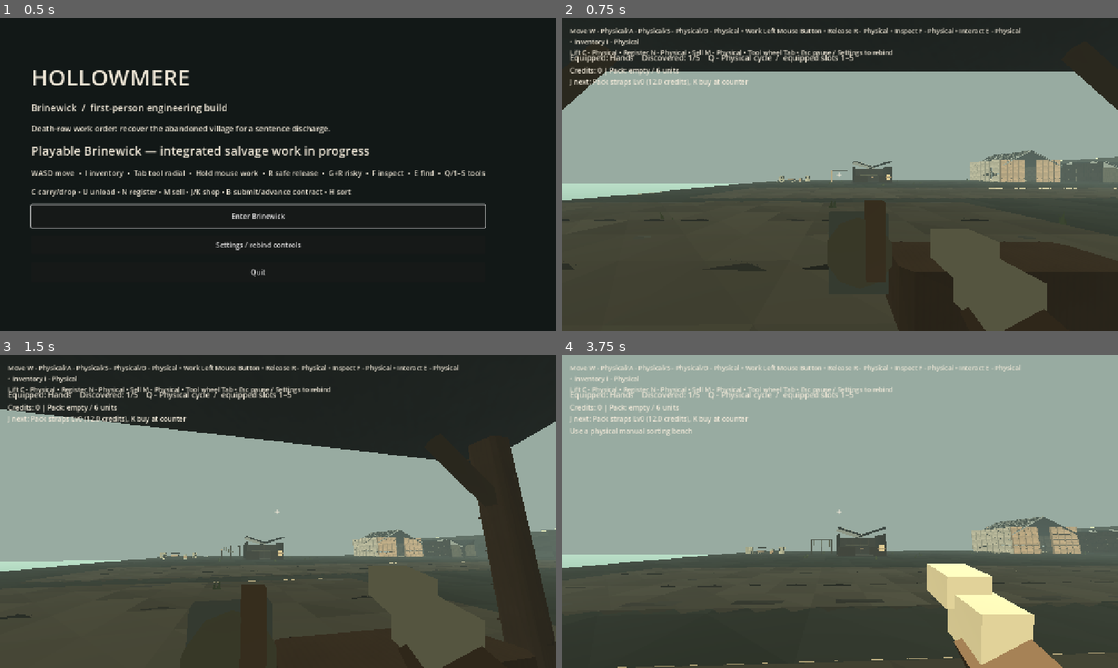
Above: before the commit, frames 1-4 (two rows, left to right).
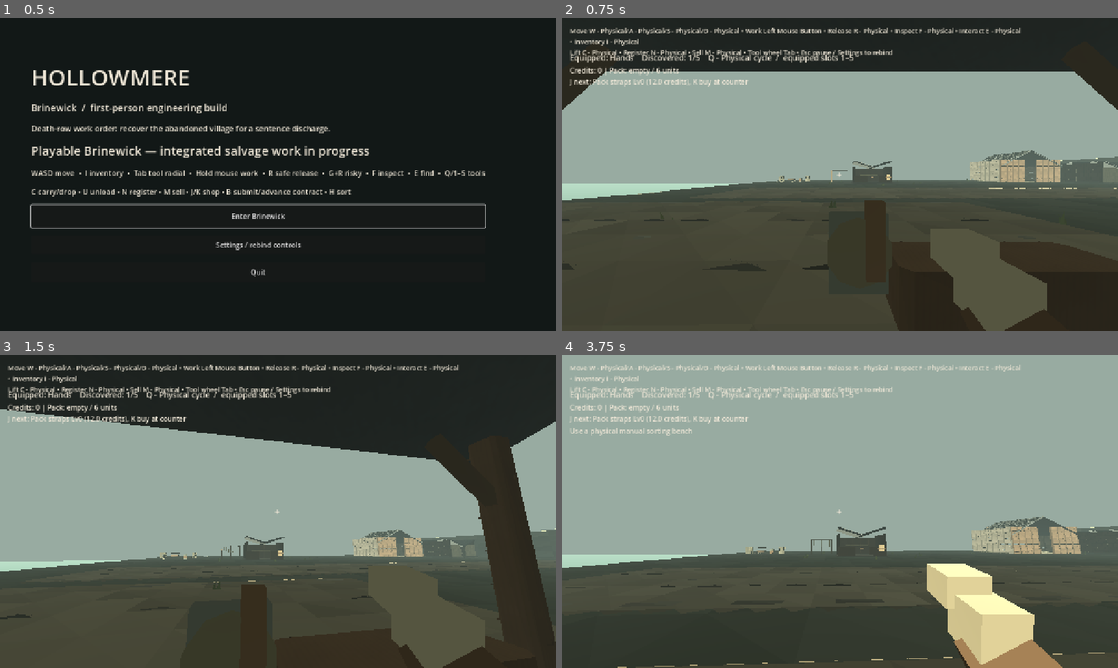
Above: after the commit, the same moments.

Repository: squwillsmith-ship-it/Hollowmere-0.2
Game: Godot game, scene res://scenes/main.tscn
Two runs of this game, one before a commit and one after it. Both use one fixed random seed, a clock stepped at 60 frames per second and the inputs below.
Inputs (mouse positions are in pixels of both pictures, inside the frame that each line leads up to):
- Up to frame 1 (0.5 s): no input
- Up to frame 2 (0.75 s): click "Enter Brinewick" at 0.5 s
- Up to frame 3 (1.5 s): tap Enter at 1.25 s; move the mouse to (305, 511) at 1.27 s; hold W (hm_forward) from 1.28 s (still down); hold E (hm_find_tool) from 1.28 s (still down); click (305, 511) at 1.42 s
- Up to frame 4 (3.75 s): keep holding W (hm_forward); tap Space (hm_jump) at 1.52, 2.27 s; move the mouse to (812, 511) at 2.02 s; release E (hm_find_tool) at 2.03 s; tap F (hm_inspect) at 2.1 s; move the mouse to (851, 505) at 2.77 s; hold C (hm_lift_place) 2.78-3.53 s; move the mouse to (834, 517) at 3.52 s; tap H (hm_process) at 3.6 s; click (834, 517) at 3.67 s

Frame 1 is identical in both runs. In frame 2, less than 0.1% of the frame differs, in the area x 73-90%, y 45-53%; in frame 3, less than 0.1%; in frame 4, 0.2%, in the area x 73-93%, y 54-64%.

Commit message:
art: bring cottage owner-linked stone, timber boards and staggered slate into Phase 2 reference standard

Diff:
--- a/game/scripts/buildings/hm_architectural_detail.gd
+++ b/game/scripts/buildings/hm_architectural_detail.gd
@@ -59,14 +59,14 @@
 	# collision, ID or salvage allocation. Joint spacing is deterministic.
 	var along_x: bool = _axis_is_x(size)
 	var span: float = size.x if along_x else size.z
-	var rows: int = maxi(2, ceili(size.y / 0.26))
+	var rows: int = maxi(2, ceili(size.y / 0.34))
 	var height: float = size.y / float(rows)
 	var r := RandomNumberGenerator.new()
 	r.seed = absi(key.hash()) + 84219
 	for row: int in range(rows):
 		var y: float = -size.y * 0.5 + (float(row) + 0.5) * height
 		var offset: float = r.randf_range(-0.009, 0.009)
-		var pieces: int = clampi(ceili(span / 1.35), 2, 6) if span > 1.75 else 1
+		var pieces: int = clampi(ceili(span / 1.60), 2, 6) if span > 1.75 else 1
 		var base_width: float = span / float(pieces)
 		# An alternating offset makes running joints, rather than stacked
 		# vertical seams. End caps are shortened to the actual wall envelope.
@@ -183,8 +183,8 @@
 
 static func _stonework(parent: Node3D, size: Vector3, base: Color, key: String) -> void:
 	var along_x: bool = _axis_is_x(size)
-	var rows: int = clampi(ceili(size.y / 0.34), 1, 6)
-	var columns: int = clampi(ceili((size.x if along_x else size.z) / 0.72), 2, 14)
+	var rows: int = clampi(ceili(size.y / 0.53), 1, 6)
+	var columns: int = clampi(ceili((size.x if along_x else size.z) / 1.02), 2, 14)
 	var span: float = size.x if along_x else size.z
 	for row: int in range(rows):
 		# Hand-laid bond: alternating courses have offset joints and occasional
@@ -197,7 +197,7 @@
 			if b-a < unit*0.20:
 				continue
 			var h: float = size.y / float(rows)
-			var variation: float = 0.88 + float((col*5+row*7+absi(key.hash())%11)%9)*0.025
+			var variation: float = 0.91 + float((col*5+row*7+absi(key.hash())%11)%9)*0.017
 			var stone_size := Vector3((b-a)*0.965 if along_x else size.x*0.95,
 				h*0.94, size.z*0.95 if along_x else (b-a)*0.965)
 			var at := Vector3((a+b)*0.5 if along_x else 0.0,
